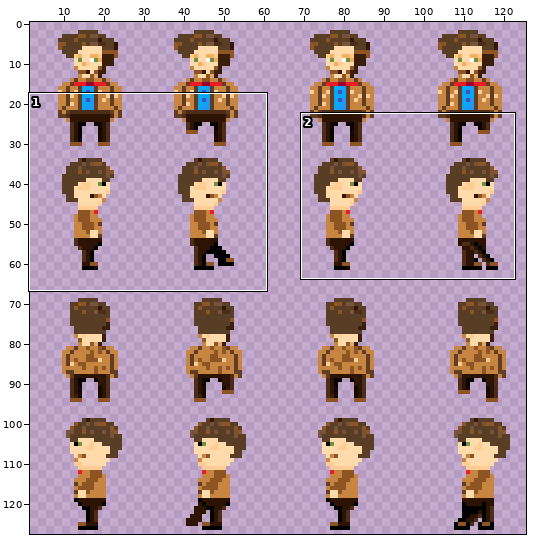
Sprite sheet -- images/characters-doctor-who/doctor-11.png. The first picture is a wide view before the edit; the outline marks the close-up.
Close-up. Before:
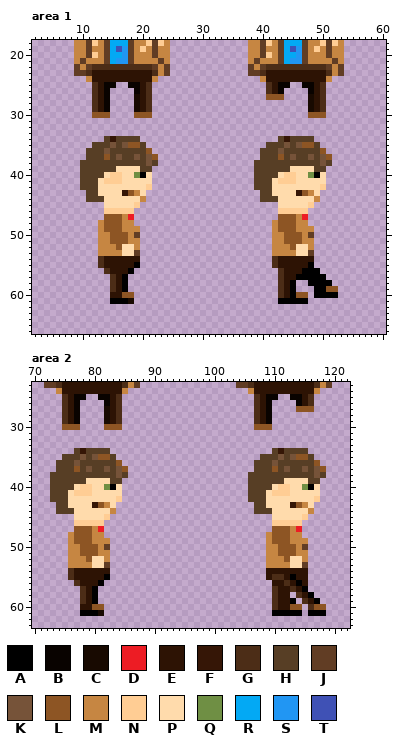
The file is 128x128 pixels. Shown: area 1: x 2..60, y 18..66; area 2: x 70..122, y 23..63. The wide view leaves out empty margins. The commit also changed other parts of the picture, which this record leaves out.
Palette (. is transparent): A #000000  B #090300  C #180a01  D #ed1c24  E #2d1304  F #351606  G #4c2d17  H #573e25  J #613d24  K #765339  L #8d5524  M #c68642  N #ffcd94  P #ffdbac  Q #6f8f44  R #03a9f4  S #2196f3  T #3f51b5
Pixels before, area 1 (only the part around the change), first column x 4:
18 .....MMJNMJRRRJMMNJNM.............MMJNMJRRRJMMNJNM.......
19 .....MMJMMJRTSJMNMJMM.............MMJMMJRTSJMNMJMM.......
20 .....MMJNMJRRSJMMMJMM.............MMJNMJRRSJMMMJMM.......
21 .....MJMMMJRSSJMMMMJM.............MJMMMJRSSJMMMMJM.......
22 .....JMJGGGGGGGGGGJMJ.............JMJGGGGGGGGGGJMJ.......
23 .....JJGEEEEEEEEEEGMJ.............JJGEEEEEEEEEEGMJ.......
24 .......MEEEEEEEEEEM.................MEEEEEEEEEEM.........
25 ........GEBB..BBEG...................GEBB..BBEG..........
26 ........GEB....BEG...................GEB....BEG..........
27 ........GEB....CEG...................LLL....CEG..........
28 ........GEB....CEG..........................CEG..........
29 ........GEB....CEG..........................CEG..........
30 ........LLL....LLL..........................LLL..........
31 .........................................................
32 .........................................................
33 .........................................................
34 ..........HFHHHH.......................HFHHHH............
35 ........HHHKHKLLH....................HHHKHKLLH...........
36 .......HHHKHHHHHHL..................HHHKHHHHHHL..........
37 .......HHHLHKHHKHKL.................HHHLHKHHKHKL.........
38 ......HHHHHHHHHHHKH................HHHHHHHHHHHKH.........
39 ......HHHHHHPPPPHH.................HHHHHHPPPPHH..........
40 ......HHHHPNNPPQAP.................HHHHPNNPPQAP..........
41 ......HHHPNNNPPPPP.................HHHPNNNPPPPP..........
42 ......HHHPPPPPPPPN.................HHHPPPPPPPPN..........
43 .......HHPPPPFLMP...................HHPPPPFLMP...........
44 .......HHHPPPPPPM...................HHHPPPPPPM...........
45 ..........PPPPPN.......................PPPPPN............
46 ..........NNNNN........................NNNNN.............
47 ..........LLLMD........................LLLMD.............
48 .........MLLLMM.......................MLLLMM.............
49 .........MLLLMMM......................MLLLMMM............
50 .........MMLLLMJ......................MMLLLMJ............
51 .........MMLLLMM......................MMLLLMM............
52 .........MMMLPPM......................MMMLPPM............
53 .........MMMMPPJ......................MMMMPPJ............
54 .........GEEEEEE......................GEEEEEE............
55 .........GEEEEEA......................GEEEEEA............
56 ..........GEEEA........................GEEEAAA...........
57 ...........GEA.........................GEEAAAAA..........
58 ...........GEA.........................GEA..AAAA.........
59 ...........GEA.........................GEA...AALL........
60 ...........EELL........................GEALL.AAAA........
61 ...........AAAC........................AAAAA.............
62 .........................................................
63 .........................................................
64 .........................................................
65 .........................................................
66 .........................................................
Pixels before, area 2, first column x 72:
23 JJGEEEEEEEEEEGMJ................JJGEEEEEEEEEEGMJ
24 ..MEEEEEEEEEEM....................MEEEEEEEEEEM..
25 ...GEBB..BBEG......................GEBB..BBEG...
26 ...GEB....BEG......................GEB....BEG...
27 ...GEB....CEG......................GEB....LLL...
28 ...GEB....CEG......................GEB..........
29 ...GEB....CEG......................GEB..........
30 ...LLL....LLL......................LLL..........
31 ................................................
32 ................................................
33 ................................................
34 .....HFHHHH...........................HFHHHH....
35 ...HHHKHKLLH........................HHHKHKLLH...
36 ..HHHKHHHHHHL......................HHHKHHHHHHL..
37 ..HHHLHKHHKHKL.....................HHHLHKHHKHKL.
38 .HHHHHHHHHHHKH....................HHHHHHHHHHHKH.
39 .HHHHHHPPPPHH.....................HHHHHHPPPPHH..
40 .HHHHPNNPPQAP.....................HHHHPNNPPQAP..
41 .HHHPNNNPPPPP.....................HHHPNNNPPPPP..
42 .HHHPPPPPPPPN.....................HHHPPPPPPPPN..
43 ..HHPPPPFLMP.......................HHPPPPFLMP...
44 ..HHHPPPPPPM.......................HHHPPPPPPM...
45 .....PPPPPN...........................PPPPPN....
46 .....NNNNN............................NNNNN.....
47 .....LLLMD............................LLLMD.....
48 ....MLLLMM...........................MLLLMM.....
49 ....MLLLMMM..........................MLLLMMM....
50 ....MMLLLMJ..........................MMLLLMJ....
51 ....MMLLLMM..........................MMLLLMM....
52 ....MMMLPPM..........................MMMLPPM....
53 ....MMMMPPJ..........................MMMMPPJ....
54 ....GEEEEEE..........................EEEEEEE....
55 ....GEEEEEA..........................EGGEAEE....
56 .....GEEEA............................EEGEAE....
57 ......GEA.............................GEEGEA....
58 ......GEA.............................GEE.GEA...
59 ......GEA.............................GEEA.GEA..
60 ......EELL............................GEELL.GLL.
61 ......AAAC............................AAAAA.AAA.
New version:
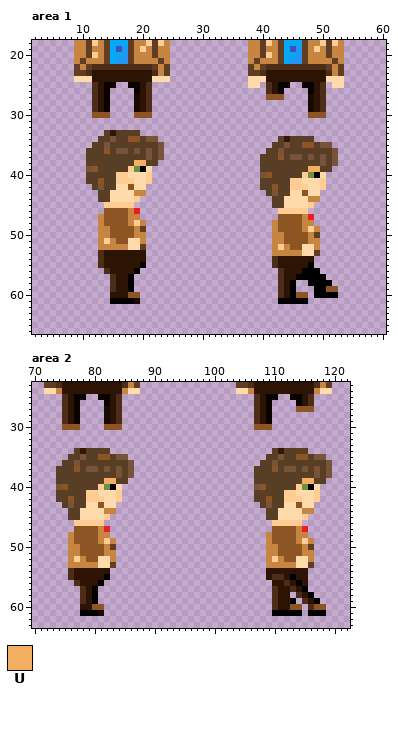
Colours new in this view: U #f2ae61
From old to new:
Changed rows in their new state; - is an unchanged pixel.
Area 1:
first column x 9:
24 PPP----------PPP-------------PPP----------PPP
25 -----------------------------PP------------PP
first column x 10:
33 ----HFHHHH---------------------------------
34 ---H-K--LLHKK------------------------------
35 ----KH-HHH-HHK-----------------.----H---KK-
36 ----L-KK-K-KHK----------------.---------HHK
37 ----H-H--H--HK----------------------K----HK
38 .--------UUH-----------------.------------K
39 .KL---HHNQAP-----------------.-----HHHUU-H-
40 .---HH-N-PPN-----------------.KL-HHHHN-----
41 .--LHH-NN--N-----------------.--HHH-N---N--
42 ..-KHH--L--.-----------------.--LHHNNN-----
43 -..HH--PP-M-------------------.-KHH-P-P----
44 -..-H----N.-------------------..-H----M----
45 ----NNNNN.----------------------HH---------
46 ----LLLLMD---------------------------------
47 ---M---LMM--------------------------LMD----
48 -------L-NM-------------------------L-M----
49 ----M--LL-J-------------------------L-NM---
50 --------LMM--------------------------LMJ---
51 ----NM--PPM--------------------------L-M---
52 ------MM-PJ----------------------N--L-PM---
53 ---GEEEEEEE-------------------------M-PJ---
54 ----------E--------------------------------
55 ---------EA--------------------------------
56 --------EA---------------------------------
57 -------EA----------------------------------
58 -------EA----------------------------------
59 -------EA----------------------------------
60 -------E-L---------------------------------
61 --------AC---------------------------------
Area 2:
first column x 72:
24 PP------------PP----------------PP------------PP
first column x 73:
35 --.----H---KK----------------------.----H---KK-
36 -.---------HHK--------------------.---------HHK
37 -------K----HK--------------------------K----HK
38 .------------K-------------------.------------K
39 .-----HHHUU-H--------------------.-----HHHUU-H-
40 .KL-HHHHN------------------------.KL-HHHHN-----
41 .--HHH-N---N---------------------.--HHH-N---N--
42 .--LHHNNN------------------------.--LHHNNN-----
43 -.-KHH-P-P------------------------.-KHH-P-P----
44 -..-H----M------------------------..-H----M----
45 ---HH-------------------------------HH---------
47 -------LMD------------------------------LMD----
48 -------L-M------------------------------L-M----
49 -------L-NM-----------------------------L-NM---
50 --------LMJ------------------------------LMJ---
51 --------L-M------------------------------L-M---
52 ----N--L-PM--------------------------N--L-PM---
53 -------M-PJ-----------------------------M-PJ---
